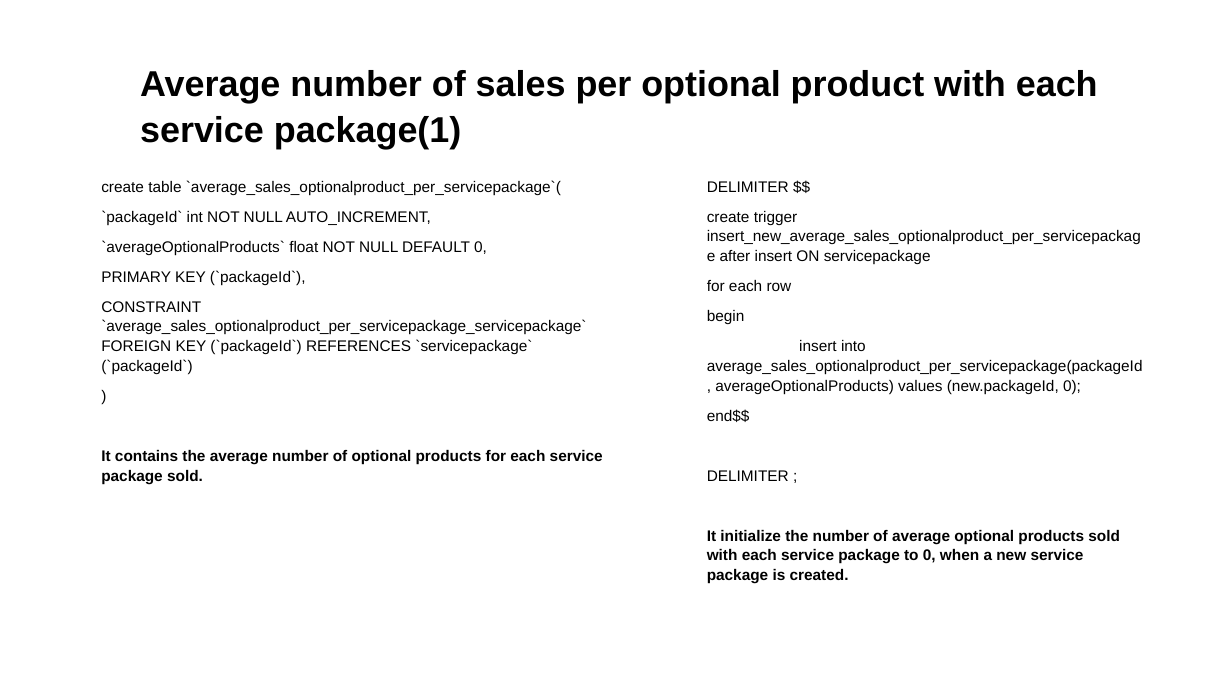
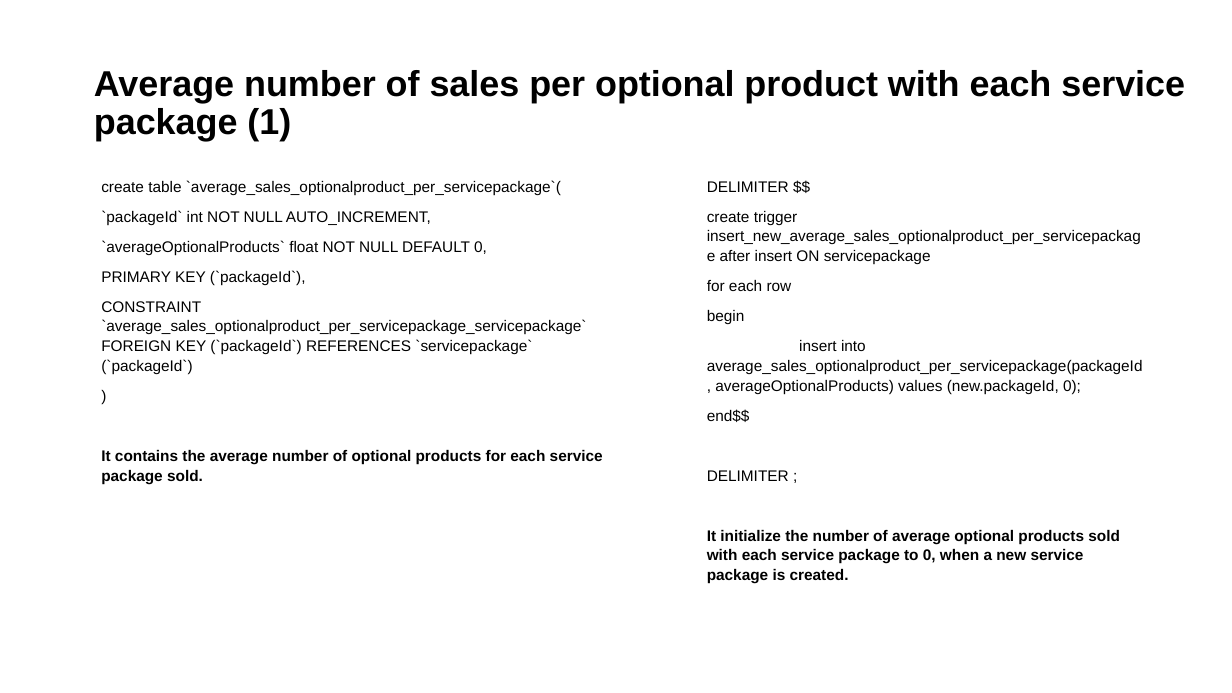
Before and after one commit to priscia99/databases-2-project, a slide deck: slide 19 of Deliverables/Report/Report.pptx. Drawn at 1232x693 pixels with LibreOffice and Linux fonts; fonts in the diff are those of the drawing. Boxes give left, top, right and bottom in pixels: in the first picture for what was removed or moved away, otherwise in the second. Text is boxed around its words. In the diff, an @@ line names an element or a change of style, - is before the commit and + after.

```diff
--- a/Deliverables/Report/Report.pptx
+++ b/Deliverables/Report/Report.pptx
@@ text at box(94, 70, 1185, 141): text changed @@
-  Average number of sales per optional product with each service package(1)
+Average number of sales per optional product with each service package (1)
```
Also in this commit, not shown: 28 other slides changed, 6 other files.
